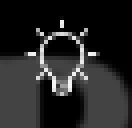
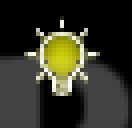
Revision of a layered 132×128 image; what changed, layer by layer:
renamed "Hintergrund" to "light_glow", moved it above "logo_water.png", painted on it over box(24, 16, 100, 96)
